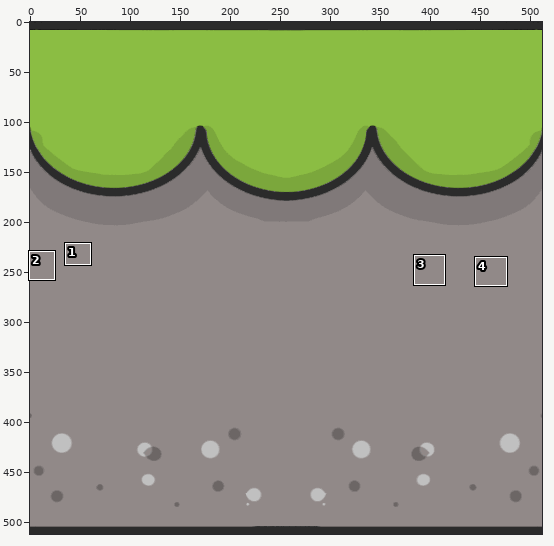
Edited in one commit: sprite sheet (Assets/Tilemap/Bloco_2_Meio.png). The picture above shows the old version from afar; the outline marks the close-up.
Close-up. Before the commit:
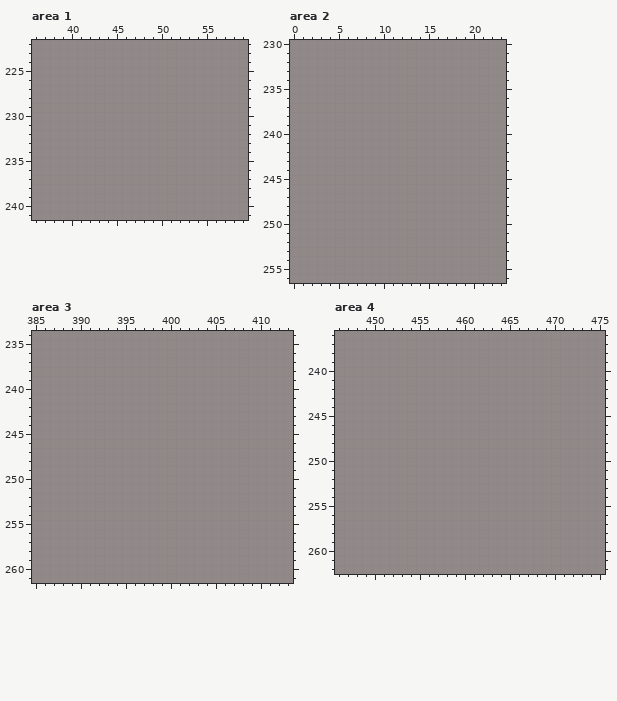
The file is 512x512 pixels. Colours within 5 levels of each other are drawn and written as one. Shown: area 1: x 36..59, y 222..241; area 2: x 0..23, y 230..256; area 3: x 385..413, y 234..261; area 4: x 446..475, y 236..262. The commit also changed other parts of the picture, which this record leaves out.
New version:
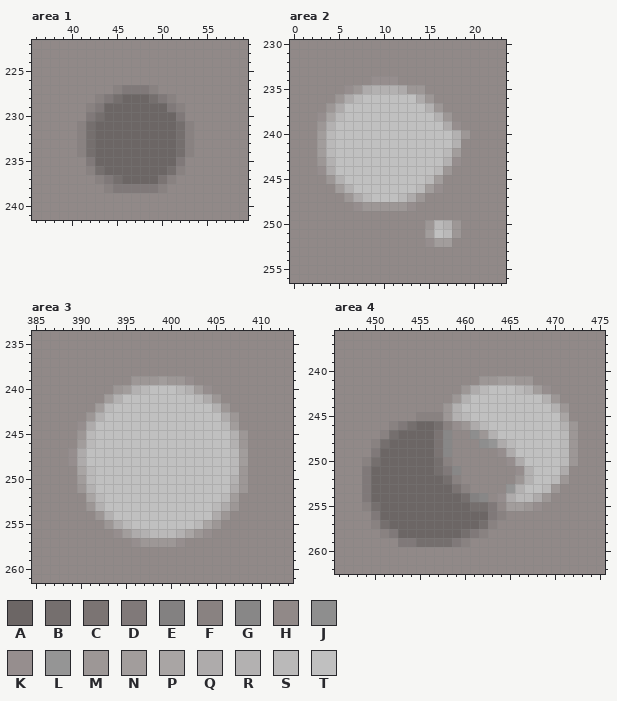
Palette (. is transparent): A #6c6665  B #756f6e  C #7b7473  D #807979  E #838181  F #898281  G #888787  H #918988  J #8e8e8e  K #968e8e  L #959595  M #9d9796  N #a29d9c  P #a9a5a4  Q #aeabab  R #b3b1b1  S #bab9b9  T #c0c0c0
The edit:
Area 1:
y 227: x 45..49 HHHHH -> FDDDF
y 228: x 43..51 HHHHHHHHH -> FDBAAABDF
y 229: x 42..52 HHHHHHHHHHH -> FDAAAAAAADF
y 230: x 42..52 HHHHHHHHHHH -> DBAAAAAAAAD
y 231..234: x 41..53 HHHHHHHHHHHHH -> FBAAAAAAAAABF
y 235: x 42..52 HHHHHHHHHHH -> DAAAAAAAAAD
y 236: x 42..52 HHHHHHHHHHH -> FBAAAAAAABF
y 237: x 43..51 HHHHHHHHH -> FDBAAAACF
y 238: x 44..50 HHHHHHH -> FDDDDDF
Area 2:
y 234: x 9..11 HHH -> KKK
y 235: x 6..14 HHHHHHHHH -> KMQRRRQMM
y 236: x 5..15 HHHHHHHHHHH -> MQSTTTTTTQM
y 237: x 4..16 HHHHHHHHHHHHH -> MQTTTTTTTTTRM
y 238: x 3..17 HHHHHHHHHHHHHHH -> KPSTTTTTTTTTTRM
y 239: x 3..18 HHHHHHHHHHHHHHHH -> MRTTTTTTTTTTTTQK
y 240: x 3..19 HHHHHHHHHHHHHHHHH -> NSTTTTTTTTTTTTTRM
y 241: x 3..18 HHHHHHHHHHHHHHHH -> NSTTTTTTTTTTTTTR
y 242: x 3..18 HHHHHHHHHHHHHHHH -> NSTTTTTTTTTTTTSN
y 243: x 3..18 HHHHHHHHHHHHHHHH -> MRTTTTTTTTTTTTRK
y 244: x 3..17 HHHHHHHHHHHHHHH -> KQTTTTTTTTTTTSM
y 245: x 4..16 HHHHHHHHHHHHH -> MRTTTTTTTTTSN
y 246: x 5..16 HHHHHHHHHHHH -> NRTTTTTTTSNK
y 247: x 6..14 HHHHHHHHH -> MQSTTTSQM
y 248: x 7..13 HHHHHHH -> KMMMMMK
y 250: x 15..18 HHHH -> MSRM
y 251: x 15..18 HHHH -> NTSM
y 252: x 15..17 HHH -> KNN
Area 3:
y 239: x 396..402 HHHHHHH -> MMMNMMK
y 240: x 394..404 HHHHHHHHHHH -> MNRSTTTSRNK
y 241: x 393..405 HHHHHHHHHHHHH -> NRTTTTTTTTSQM
y 242: x 392..406 HHHHHHHHHHHHHHH -> NSTTTTTTTTTTTRM
y 243: x 391..407 HHHHHHHHHHHHHHHHH -> MRTTTTTTTTTTTTTQM
y 244: x 390..407 HHHHHHHHHHHHHHHHHH -> KQTTTTTTTTTTTTTTSN
y 245: x 390..408 HHHHHHHHHHHHHHHHHHH -> MSTTTTTTTTTTTTTTTRM
y 246: x 390..408 HHHHHHHHHHHHHHHHHHH -> NSTTTTTTTTTTTTTTTRM
y 247..248: x 389..408 HHHHHHHHHHHHHHHHHHHH -> KQTTTTTTTTTTTTTTTTSN
y 249: x 390..408 HHHHHHHHHHHHHHHHHHH -> PSTTTTTTTTTTTTTTTSM
y 250: x 390..408 HHHHHHHHHHHHHHHHHHH -> NSTTTTTTTTTTTTTTTRM
y 251: x 390..408 HHHHHHHHHHHHHHHHHHH -> MRTTTTTTTTTTTTTTTQM
y 252: x 391..407 HHHHHHHHHHHHHHHHH -> PSTTTTTTTTTTTTTSN
y 253: x 391..407 HHHHHHHHHHHHHHHHH -> MRTTTTTTTTTTTTSQM
y 254: x 392..406 HHHHHHHHHHHHHHH -> MRTTTTTTTTTTTQM
y 255: x 393..405 HHHHHHHHHHHHH -> MQSTTTTTTTSPM
y 256: x 394..404 HHHHHHHHHHH -> KNQRSSSRPMK
y 257: x 396..401 HHHHHH -> KMMMMK
Area 4:
y 241: x 462..467 HHHHHH -> MMNNMM
y 242: x 460..469 HHHHHHHHHH -> MQSTTTSRNK
y 243: x 459..470 HHHHHHHHHHHH -> MRTTTTTTTTRM
y 244: x 458..471 HHHHHHHHHHHHHH -> MRTTTTTTTTTTRM
y 245: x 455..471 HHHHHHHHHHHHHHHHH -> FFFMRSTTTTTTTTTTP
y 246: x 452..472 HHHHHHHHHHHHHHHHHHHHH -> FDBAABFKMQSTTTTTTTTRM
y 247: x 451..458 HHHHHHHH -> FBAAAACG; x 461..472 HHHHHHHHHHHH -> JMRTTTTTTTSM
y 248: x 450..458 HHHHHHHHH -> FBAAAAACG; x 462..472 HHHHHHHHHHH -> JLQSTTTTTSM
y 249: x 450..458 HHHHHHHHH -> DAAAAAACG; x 464..472 HHHHHHHHH -> KQTTTTTSM
y 250: x 449..458 HHHHHHHHHH -> FBAAAAAABF; x 465..472 HHHHHHHH -> KQTTTTSM
y 251: x 449..459 HHHHHHHHHHH -> DAAAAAAABDG; x 466..471 HHHHHH -> KRTTTQ
y 252: x 449..459 HHHHHHHHHHH -> DAAAAAAAABF; x 466..471 HHHHHH -> MRTTSM
y 253: x 449..460 HHHHHHHHHHHH -> DAAAAAAAAACF; x 465..470 HHHHHH -> LRTTSM
y 254: x 449..462 HHHHHHHHHHHHHH -> DAAAAAAAAAABEG; x 464..469 HHHHHH -> KQSSQM
y 255: x 449..463 HHHHHHHHHHHHHHH -> FBAAAAAAAAAABBD; x 465..468 HHHH -> NNMK
y 256: x 450..464 HHHHHHHHHHHHHHH -> DAAAAAAAAAAAADF
y 257: x 450..463 HHHHHHHHHHHHHH -> FBAAAAAAAAAABF
y 258: x 451..462 HHHHHHHHHHHH -> FDAAAAAAABDF
y 259: x 453..460 HHHHHHHH -> DDBBBBDF
Changed places in both close-ups, as pixel boxes (x1, y1, x2, y2):
changed: (77, 85, 194, 193)
changed: (317, 76, 470, 247)
changed: (68, 376, 248, 547)
changed: (362, 376, 578, 547)
